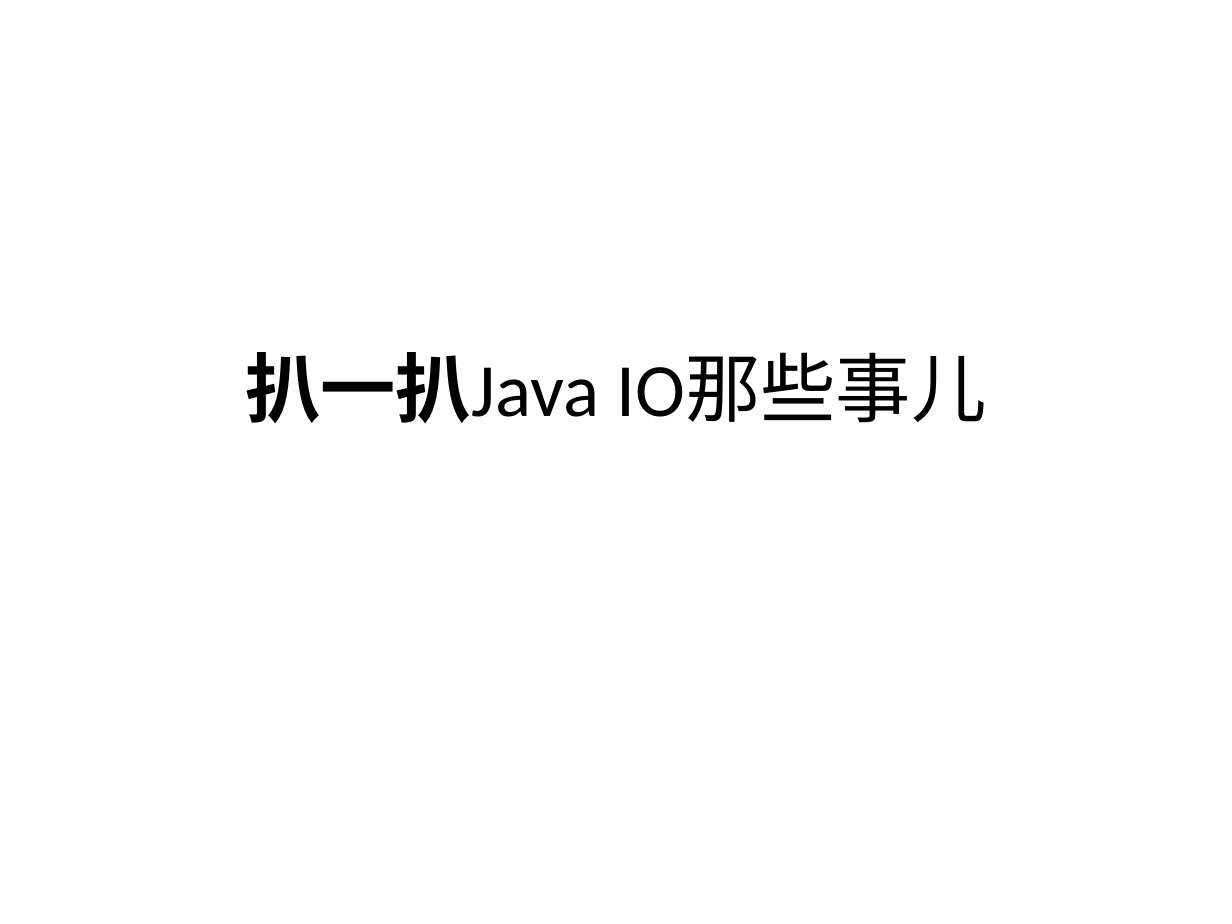
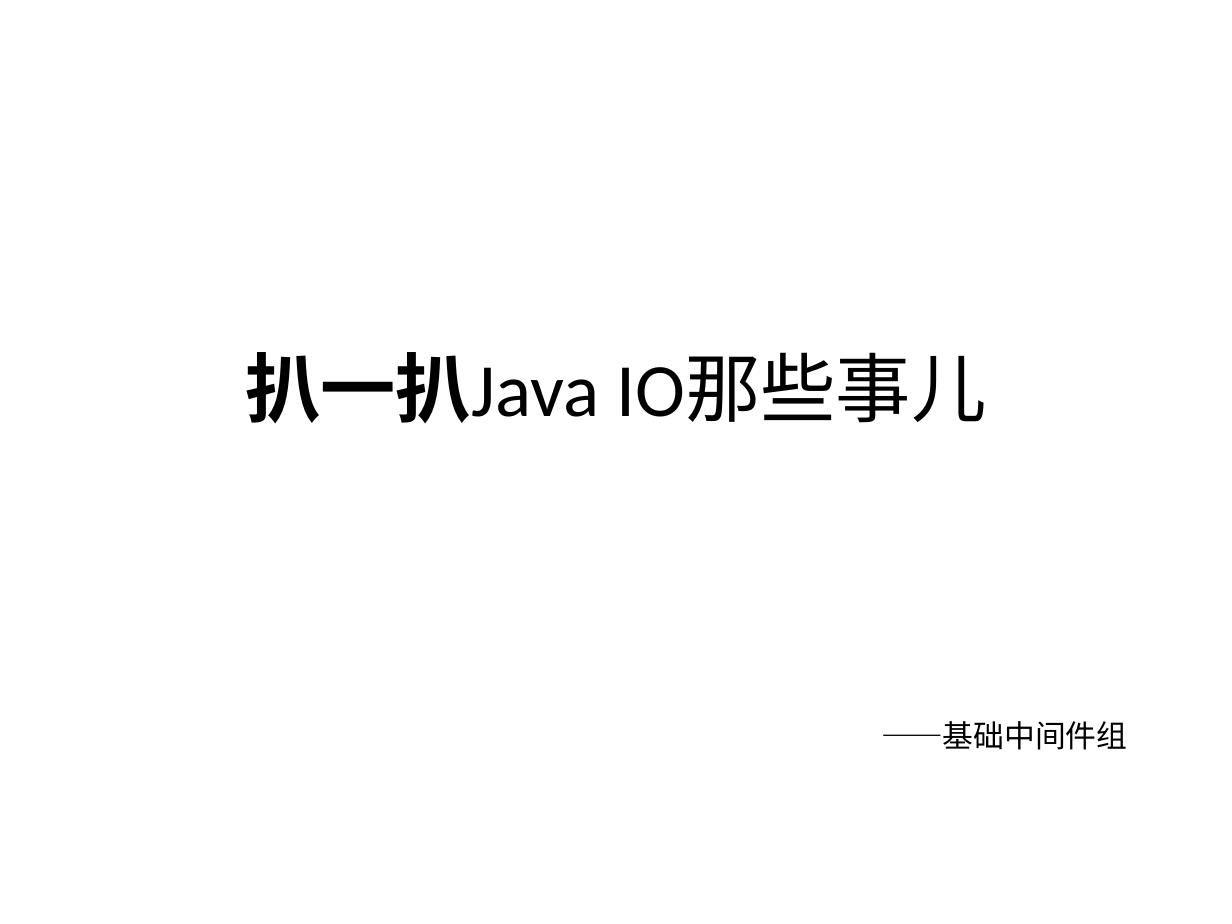
Before and after one commit to guhanjie/Knowledge-sharing, a slide deck: slide 1 of 扒一扒Java IO那些事儿.pptx. Drawn at 1232x924 pixels with LibreOffice and Linux fonts; fonts in the diff are those of the drawing. Boxes give left, top, right and bottom in pixels: in the first picture for what was removed or moved away, otherwise in the second. Text is boxed around its words. In the diff, an @@ line names an element or a change of style, - is before the commit and + after.

Commit message:
update java io v1.0

```diff
--- a/扒一扒Java IO那些事儿.pptx
+++ b/扒一扒Java IO那些事儿.pptx
@@ text added at box(881, 721, 1127, 750), 18 pt, text #000000 @@
+——基础中间件组
```
Also in this commit, not shown: 7 other slides changed, 3 slides removed.
